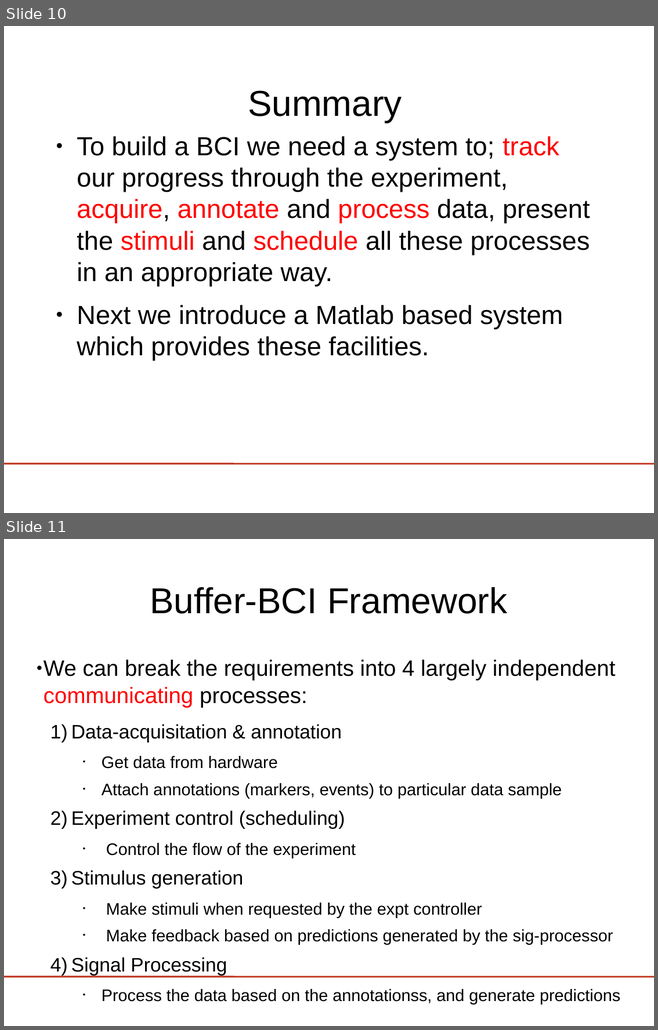
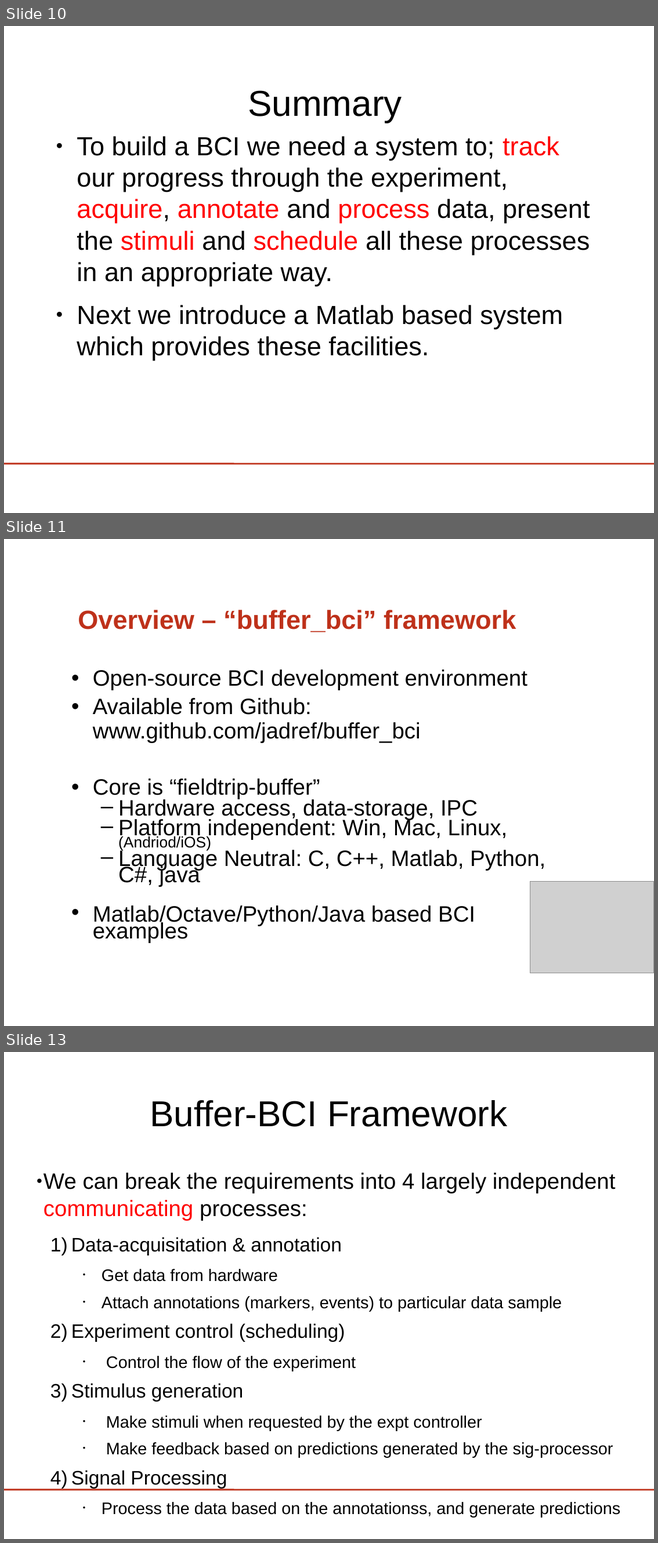
Before and after one commit to phpvdb/buffer_bci, a slide deck: tutorial/lect3-helloworld/HelloWorld_ERPViewer.odp. Shown one above the other, each under a label of ours: slides 10 and 11 before the commit, slides 10, 11 and 13 after it; the slides between them are not shown. The pictures are 658x1030 and 658x1543 pixels, drawn with LibreOffice and Linux fonts; fonts in the diff are those of the drawing; grey boxes stand for pictures; background and template pictures are left out. Boxes give left, top, right and bottom in pixels: in the first picture for what was removed or moved away, otherwise in the second. Text is boxed around its words. In the diff, an @@ line names an element or a change of style, - is before the commit and + after.

```diff
--- a/tutorial/lect3-helloworld/HelloWorld_ERPViewer.odp
+++ b/tutorial/lect3-helloworld/HelloWorld_ERPViewer.odp
@@ slide 11 added at <box>4,539,654,1026</box>, background picture (left out) @@
@@ title added at <box>78,610,516,632</box>, 32 pt, text #BE311A, bold @@
+Overview – “buffer_bci” framework
@@ text added at <box>93,669,545,943</box>, 27.2 pt, text #000000 @@
+• Open-source BCI development environment
+• Available from Github: www.github.com/jadref/buffer_bci
+• Core is “fieldtrip-buffer”
+  – Hardware access, data-storage, IPC
+  – Platform independent: Win, Mac, Linux, (Andriod/iOS)
+  – Language Neutral: C, C++, Matlab, Python, C#, java
+• Matlab/Octave/Python/Java based BCI examples
@@ picture added at <box>530,881,654,973</box> @@
@@ what was slide 11 is now slide 13 @@
```
Also in this commit, not shown: 1 slide changed, 1 other slide added, 2 slides removed.
